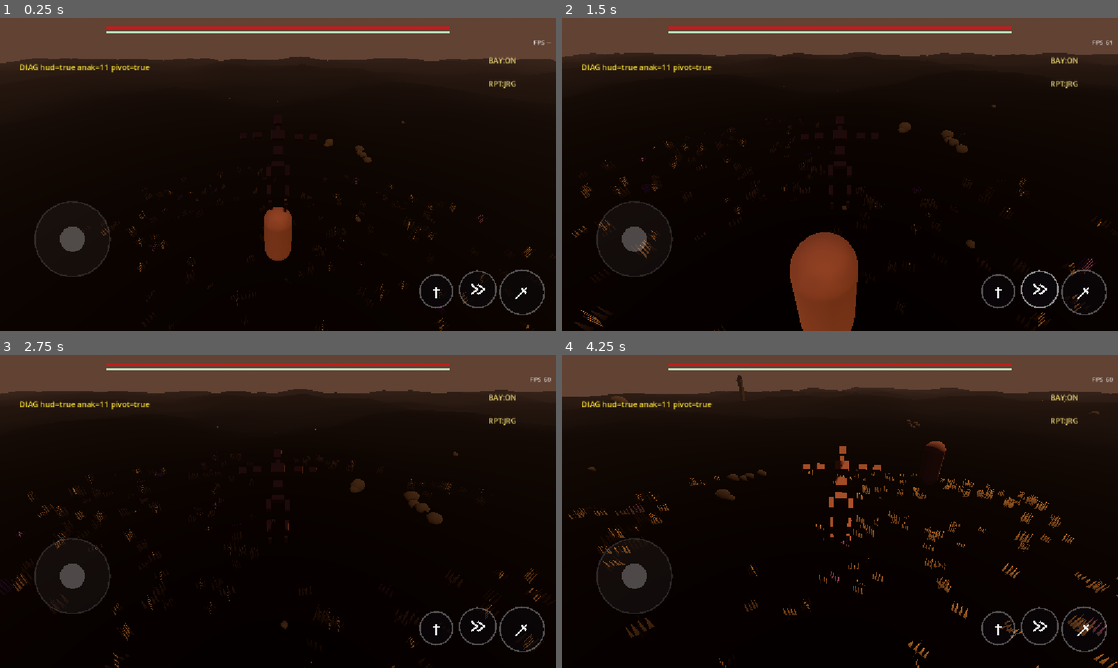
Above: before the commit, frames 1-4 (two rows, left to right).
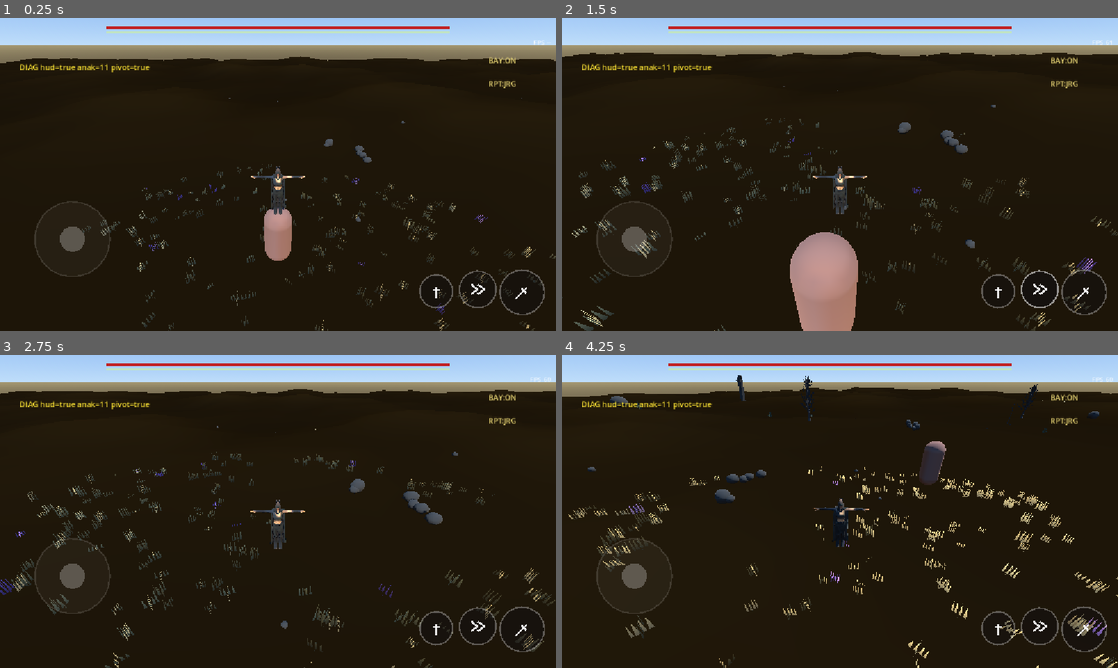
Above: after the commit, the same moments.

Repository: muzape28-blip/ZDEV-RPG
Game: Godot game, scene res://scenes/main.tscn
Same seed, same stepped clock (60 frames per second), same inputs: the game is played once before the commit and once after it.
Inputs (mouse positions are in pixels of both pictures, inside the frame that each line leads up to):
- Up to frame 1 (0.25 s): no input
- Up to frame 2 (1.5 s): drag from (1084, 293) to (895, 105) at 0.52 s; drag from (1040, 290) to (812, 237) at 1.27 s
- Up to frame 3 (2.75 s): move the mouse to (433, 627) at 2.02 s; click (433, 627) at 2.17 s
- Up to frame 4 (4.25 s): drag from (812, 574) to (673, 464) at 2.77 s; move the mouse to (1006, 558) at 3.52 s; click (1006, 558) at 3.67 s

The runs differ from the first frame. In frame 1, 15% of the frame differs, in the area x 0-100%, y 0-100%; in frame 2, 17%; in frame 3, 14%; in frame 4, 31%.
Error after the commit: Invalid call. Nonexistent function 'remove_animation' in base 'AnimationPlayer'. (res://scripts/proxy_humanoid.gd:50)

Commit message:
feat: Arissa playable + pohon retro + siang hari
- proxy: loader prioritas Arissa.fbx (Mixamo user), jahit Walking/Running
  dari FBX rig sama, fallback glTF Jules; sprint fallback=run+speed_scale
- arena_spawner: 12 pohon low-poly Pizza Doggy di luar arena (18-60m)
- lighting: SIANG — langit biru cerah, matahari putih 1.8, fog OFF
- Celestial Edge: riset = closed-source, masih early-access (v0.2.2.7
  Okt 2025) → referensi desain saja, bukan sumber kode

Co-authored-by: arena-agent <297053741+arena-agent@users.noreply.github.com>

Diff:
--- a/scenes/main.tscn
+++ b/scenes/main.tscn
@@ -11,10 +11,10 @@
 [ext_resource type="Script" path="res://scripts/dummy.gd" id="9_dummy"]
 
 [sub_resource type="ProceduralSkyMaterial" id="ProceduralSkyMaterial_sky"]
-sky_top_color = Color(0.16, 0.13, 0.22, 1)
-sky_horizon_color = Color(0.48, 0.27, 0.16, 1)
-ground_bottom_color = Color(0.1, 0.08, 0.07, 1)
-ground_horizon_color = Color(0.35, 0.22, 0.14, 1)
+sky_top_color = Color(0.3, 0.55, 0.92, 1)
+sky_horizon_color = Color(0.75, 0.87, 0.98, 1)
+ground_bottom_color = Color(0.4, 0.36, 0.28, 1)
+ground_horizon_color = Color(0.65, 0.6, 0.45, 1)
 
 [sub_resource type="Sky" id="Sky_sky"]
 sky_material = SubResource("ProceduralSkyMaterial_sky")
@@ -22,9 +22,7 @@
 [sub_resource type="Environment" id="Environment_env"]
 background_mode = 2
 sky = SubResource("Sky_sky")
-fog_enabled = true
-fog_light_color = Color(0.38, 0.26, 0.2, 1)
-fog_density = 0.002
+fog_enabled = false
 
 [sub_resource type="CapsuleShape3D" id="CapsuleShape3D_player"]
 radius = 0.28
@@ -38,8 +36,8 @@
 
 [node name="Sun" type="DirectionalLight3D" parent="."]
 rotation = Vector3(-1.0, 0.0, 0.6)
-light_color = Color(1.0, 0.72, 0.45, 1)
-light_energy = 1.1
+light_color = Color(1.0, 0.97, 0.9, 1)
+light_energy = 1.8
 shadow_enabled = true
 directional_shadow_max_distance = 40.0
 
--- a/scripts/arena_spawner.gd
+++ b/scripts/arena_spawner.gd
@@ -22,6 +22,7 @@
 	_spawn_clusters(rng)
 	_spawn_big_rocks(rng)
 	_spawn_monolith()
+	_spawn_trees(rng)
 
 
 func _rock_mesh() -> SphereMesh:
@@ -127,6 +128,34 @@
 		add_child(b)
 
 
+func _spawn_trees(rng: RandomNumberGenerator) -> void:
+	# pohon low-poly Pizza Doggy (Royalty Free) — nearest filtering sesuai
+	# catatan kreator; sebar di luar arena combat
+	var paths: Array = [
+		"res://ASSETS/trees/dead_tree_rt_1.glb",
+		"res://ASSETS/trees/dead_tree_rt_2.glb",
+		"res://ASSETS/trees/small_tree_rt_1.glb",
+	]
+	var scenes: Array = []
+	for p in paths:
+		if ResourceLoader.exists(p):
+			scenes.append(load(p))
+	if scenes.is_empty():
+		return
+	for i in 12:
+		var sc: PackedScene = scenes[i % scenes.size()]
+		var inst := sc.instantiate()
+		var a := rng.randf_range(0.0, TAU)
+		var r := rng.randf_range(18.0, 60.0)
+		var x := cos(a) * r
+		var z := sin(a) * r
+		inst.position = Vector3(x, _h(x, z), z)
+		inst.rotation.y = rng.randf_range(0.0, TAU)
+		var s := rng.randf_range(0.8, 1.4)
+		inst.scale = Vector3(s, s, s)
+		add_child(inst)
+
+
 func _spawn_monolith() -> void:
 	# landmark senja ±80 m: balok runtuh + puncak miring
 	var m := BoxMesh.new()
--- a/scripts/proxy_humanoid.gd
+++ b/scripts/proxy_humanoid.gd
@@ -13,32 +13,62 @@
 	_load_and_setup_character()
 
 
+# Prioritas karakter: Arissa (Mixamo, HP user) > sintetis Jules (glTF).
+# Animasi tambahan dijahit dari FBX Mixamo rig sama (path tulang identik).
+const CHAR_PATHS: Array = [
+	"res://ASSETS/ARRISA/Standing Idle 02.fbx",
+	"res://ASSETS/mixamo/sample_female_warrior.gltf",
+	"res://ASSETS/mixamo/Idle.gltf",
+]
+const ANIM_SOURCES: Array = [
+	["res://ASSETS/ARRISA/Catwalk Walking.fbx", "Walking"],
+	["res://ASSETS/ARRISA/Fast Run.fbx", "Running"],
+]
+
+
 func _load_and_setup_character() -> void:
-	# Coba muat model GLTF yang telah disiapkan di ASSETS/mixamo/
-	var paths := [
-		"res://ASSETS/mixamo/sample_female_warrior.gltf",
-		"res://ASSETS/mixamo/Idle.gltf"
-	]
-
 	var char_scene: PackedScene = null
-	for p in paths:
+	for p in CHAR_PATHS:
 		if ResourceLoader.exists(p):
 			char_scene = load(p) as PackedScene
 			if char_scene != null:
 				break
+	if char_scene == null:
+		return
+	var inst := char_scene.instantiate()
+	add_child(inst)
+	model_node = inst
+	anim_player = _find_animation_player(inst)
+	if anim_player == null:
+		return
 
-	if char_scene != null:
-		var inst := char_scene.instantiate()
-		add_child(inst)
-		model_node = inst
+	# normalisasi animasi bawaan jadi "Idle"
+	var names: Array = anim_player.get_animation_list()
+	for n in names:
+		if String(n) != "Idle":
+			var a := anim_player.get_animation(n)
+			anim_player.remove_animation(n)
+			anim_player.add_animation("Idle", a)
 
-		# Cari AnimationPlayer di dalam scene ter-instansiasi
-		anim_player = _find_animation_player(inst)
-		if anim_player != null:
-			if anim_player.has_animation("Idle"):
-				anim_player.play("Idle")
-			elif anim_player.has_animation("Scene"):
-				anim_player.play("Scene")
+	# jahit Walking/Running dari FBX lain dengan rig Mixamo yang sama
+	for src in ANIM_SOURCES:
+		var path: String = src[0]
+		var alias: String = src[1]
+		if not ResourceLoader.exists(path):
+			continue
+		var sc := load(path) as PackedScene
+		if sc == null:
+			continue
+		var tmp := sc.instantiate()
+		var tp := _find_animation_player(tmp)
+		if tp != null:
+			var tl: Array = tp.get_animation_list()
+			if tl.size() > 0:
+				anim_player.add_animation(alias, tp.get_animation(tl[0]))
+		tmp.free()
+
+	if anim_player.has_animation("Idle"):
+		anim_player.play("Idle")
 
 
 func _find_animation_player(node: Node) -> AnimationPlayer:
@@ -67,6 +97,8 @@
 		target_anim = "Running"
 	elif speed > 0.15:
 		target_anim = "Walking"
+	if anim_player != null and target_anim == "Sprint" and not anim_player.has_animation("Sprint"):
+		target_anim = "Running"  # fallback: sprint = run + speed_scale tinggi
 
 	if anim_player != null:
 		# stride match: playback ikut kecepatan biar kaki nggak seluncur
Binary file added: ASSETS/trees/dead_tree_rt_1.glb
Binary file added: ASSETS/trees/dead_tree_rt_2.glb
Binary file added: ASSETS/trees/small_tree_rt_1.glb
